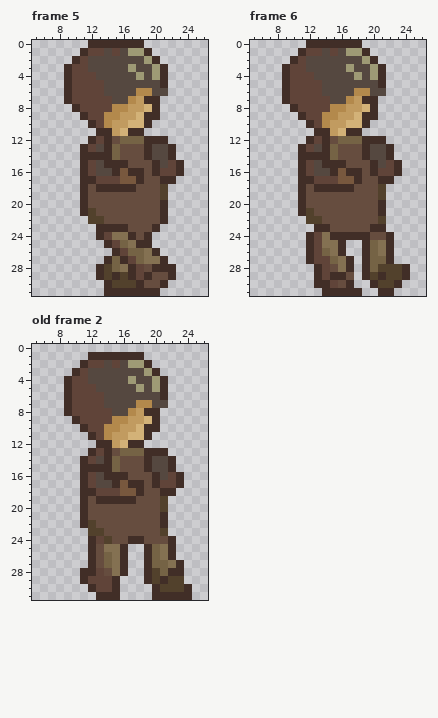
File history of a pixel-art file, Game Sprites/With new color/Sprite With Animation/Fixed/Run/character - run- without gun - ii.aseprite. Above is the file before it was changed.
32x32 pixels, 6 frames. Shown: frame 5: x 5..26, y 0..31; frame 6: x 5..26, y 0..31; old frame 2: x 5..26, y 0..31. The commit also changed other frames, which this record leaves out.
And afterwards:
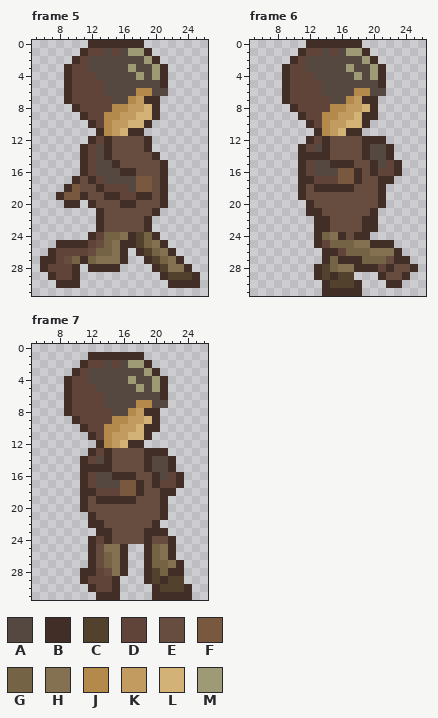
Palette (. is transparent): A #554840  B #412e27  C #52412c  D #604439  E #664d3f  F #78583e  G #756345  H #847152  J #b3894c  K #c19b60  L #d3b278  M #9e9a75
A new or re-ordered frame is compared with the old frame closest to it.
Edits made:
frames 6 -> 8
--- frame 5
@@ x 5..26 @@
  8 .....BDDDDJJKKLB......
- 9 ......BDDJJKKLBB......
+ 9 ......BDDJJKKLLB......
 10 .......BDJKKLLB.......
-11 ........BBKLBB........
-12 .......BDBEGGGBBB.....
-13 ......BDABGEEEBAAB....
-14 ......BBBBGEEEBAAB....
-15 ......BDABBBEEEBADB...
-16 ......BDAABFBBEBDDB...
-17 ......BBDDDFFBEEBB....
-18 ......BEBBBBBEEEC.....
-19 ......BEEEEEEEEEC.....
-20 ......BEEEEEEEEEB.....
-21 ......BCEEEEEEEEB.....
-22 .......CCEEEEEEEB.....
-23 ........BBBBEEEB......
-24 ........BDHHBEB.......
-25 .........BDGHBB.......
-26 ..........BDGGHB......
-27 .........BGBDGHHB.....
-28 ........BCGHBDEBBB....
-29 ........BCBCBDBEEB....
-30 .........BCCCBEEB.....
-31 .........BBBBBBB......
+11 ........BJKLBB........
+12 .......BDBEEEEB.......
+13 ......BDABEEEEB.......
+14 ......BDABEEEEEB......
+15 ......BDAABEEEEEB.....
+16 ......BDAAABBEEEB.....
+17 .....BEBDAAAAFFEB.....
+18 ....BFEEBDDDAFFEB.....
+19 ...BFFBEEBBDDBBEB.....
+20 ....BB.BEEEBBEEEB.....
+21 ........BEEEEEEB......
+22 ........BEEEEEB.......
+23 ........BEEEEEB.......
+24 .......BDGGHBCGB......
+25 ...BBBBDEGHBBCGHB.....
+26 ..BDDDDEGGHB.BCGHB....
+27 .BBDEGBGHHHB..BCGHB...
+28 .BDDDB.BBBB....BCHHB..
+29 ..BDDB..........BCCCB.
+30 ...BBB...........BBBB.
+31 ......................
--- frame 6
@@ x 5..26 @@
 10 .......BDJKKLLB.......
-11 ........BBKLBB........
-12 .......BDBEGGGBBB.....
-13 ......BDABGEEEBAAB....
-14 ......BBBBGEEEBAAB....
-15 ......BDABBBEEEBADB...
-16 ......BDAABFBBEBDDB...
+11 ........BJKLBB........
+12 .......BDBEEEEBBB.....
+13 ......BDABEEEEBAAB....
+14 ......BBBBEEEEBAAB....
+15 ......BDAABBBEEBADB...
+16 ......BDAAAFFBEBDDB...
 17 ......BBDDDFFBEEBB....
-18 ......BEBBBBBEEEC.....
-19 ......BEEEEEEEEEC.....
-20 ......BEEEEEEEEEB.....
-21 ......BCEEEEEEEEB.....
-22 .......CCEEEEEEEC.....
-23 ........BBEEEEEBB.....
-24 .......BDHBBBBBEEB....
-25 .......BDHHB..BGHB....
-26 .......BDGHB..BGHB....
-27 .......BDDGHB.BGGB....
-28 ........BDEHB.BGCCCB..
-29 ........BDBBE.BCBCCB..
-30 ........BBDEB..BCCB...
-31 .........BBBBB..BB....
+18 ......BEBBBBBEEEB.....
+19 ......BEEEEEEEEEB.....
+20 .......BEEEEEEEEB.....
+21 .......BBEEEEEEB......
+22 ........BBEEEEBB......
+23 ........BBEEEEBB......
+24 ........BGHBEBB.......
+25 ........BDGGGHHBBB....
+26 .........BBDGGGHHHB...
+27 .........BGBBBGGGEBB..
+28 ........BCGHHBBBDBEEB.
+29 ........BCBCC...BEEB..
+30 .........BCCCB...BB...
+31 .........BBBBB........
--- frame 7 is new; against old frame 2, layers "Character 1/Right Hand", "Character 1/Hair", "Character 1/Body"
@@ x 9..23 @@
 11 ...BDJKKLLB....
-12 ....BBKLBB.....
-13 ...BDBEGGGBBB..
-14 ..BDABGEEEBAAB.
-15 ..BBBBGEEEBAAB.
-16 ..BDABBBEEEBADB
-17 ..BDAABFBBEBDDB
+12 ....BJKLBB.....
+13 ...BDBEEEEBBB..
+14 ..BDABEEEEBAAB.
+15 ..BBBBEEEEBAAB.
+16 ..BDAABBBEEBADB
+17 ..BDAAAFFBEBDDB
 18 ..BBDDDFFBEEBB.
-19 ..BEBBBBBEEEC..
-20 ..BEEEEEEEEEC..
-21 ..BEEEEEEEEEB..
-22 ..BCEEEEEEEEB..
-23 ...CCEEEEEEEC..
-24 ...BDCEEBBEEEB.
+19 ..BEBBBBBEEEB..
+20 ..BEEEEEEEEEB..
+21 ...BEEEEEEEEB..
+22 ...BBEEEEEEB...
+23 ....BBEEEEBBB..
+24 ...BDBEEEEBEEB.
 25 ...BEHHB..BGHB.
Pixel boxes of the changes (left, top, right, bottom) in both pictures:
changed: (40, 112, 200, 296)
changed: (298, 128, 418, 296)
changed: (80, 440, 168, 544)
